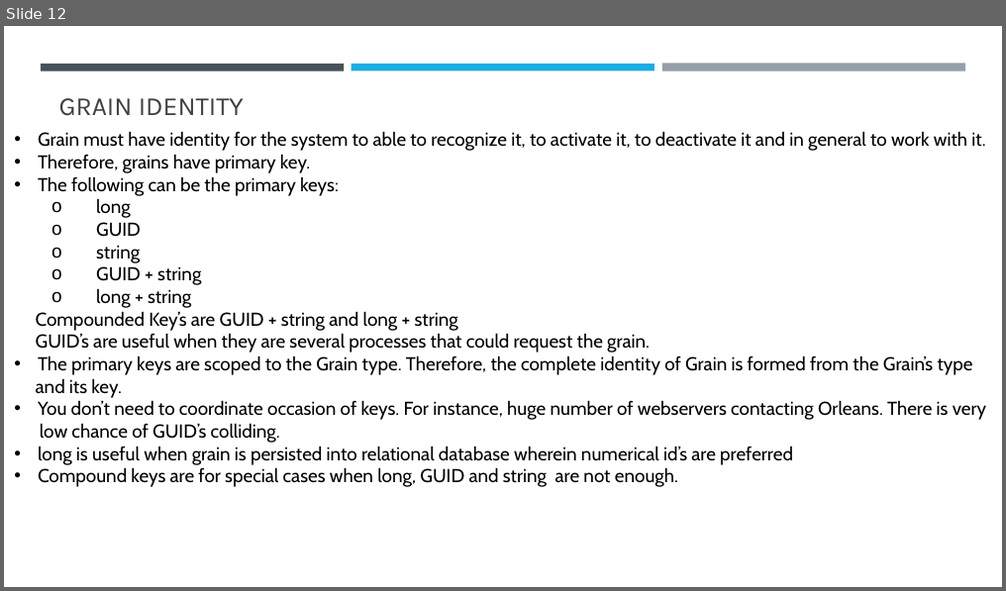
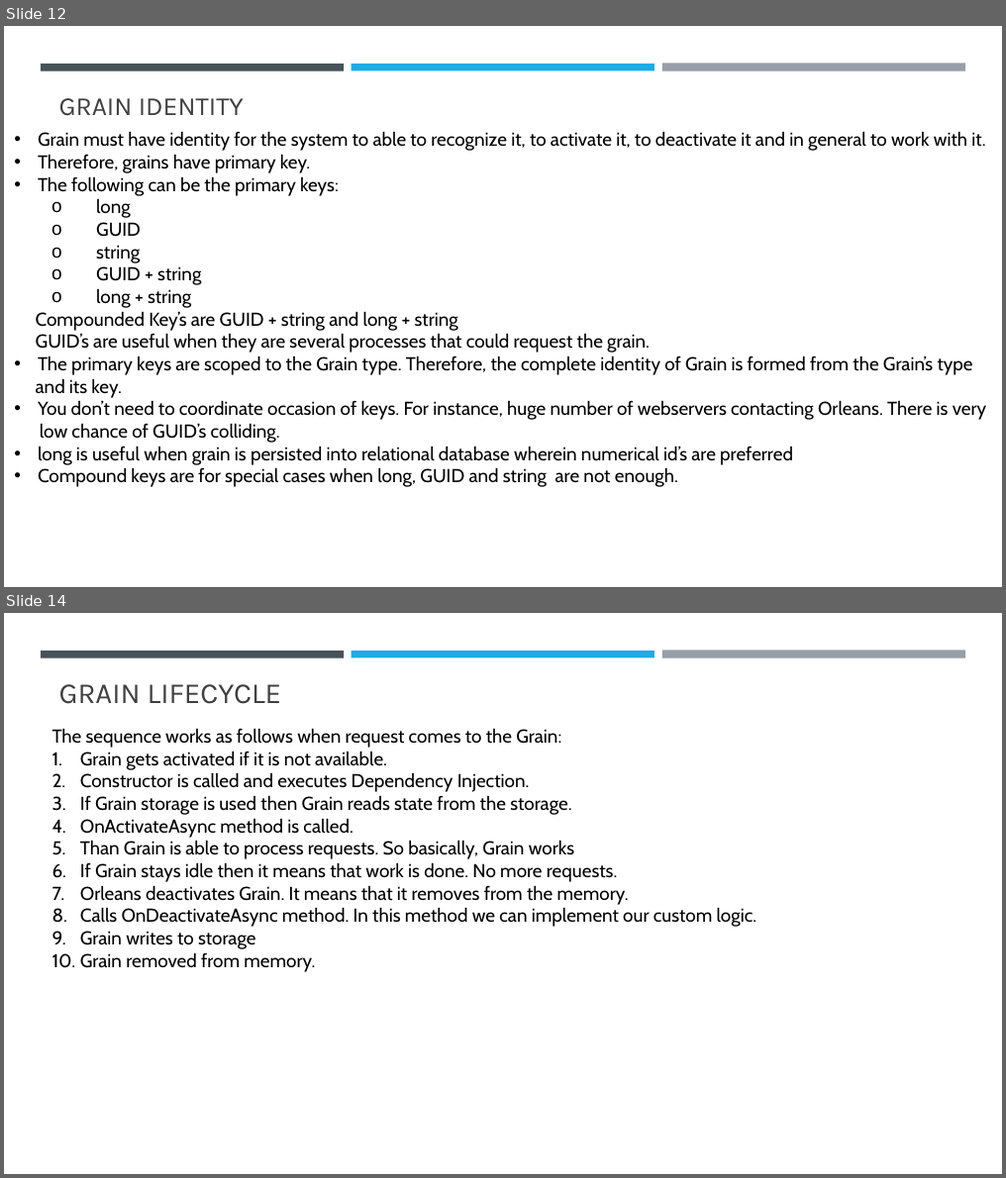
Before and after one commit to sansindia85/Orleans, a slide deck: Presentation/Microsoft Orleans.pptx. Shown one above the other, each under a label of ours: slide 12 before the commit, slides 12 and 14 after it; the slides between them are not shown. The pictures are 1006x591 and 1006x1178 pixels, drawn with LibreOffice and Linux fonts; fonts in the diff are those of the drawing. Boxes give left, top, right and bottom in pixels: in the first picture for what was removed or moved away, otherwise in the second. Text is boxed around its words. In the diff, an @@ line names an element or a change of style, - is before the commit and + after.

Commit message:
Grain LifeCycle

```diff
--- a/Presentation/Microsoft Orleans.pptx
+++ b/Presentation/Microsoft Orleans.pptx
@@ slide 14 added at (4,613,1002,1174), background #FFFFFF; not listed: 3 template elements that a slide beside it also shows @@
@@ title added at (59,684,282,704), 28 pt, text #404040 @@
+GRAIN LIFECYCLE
@@ text added at (53,728,757,972), 18 pt, text #000000 @@
+The sequence works as follows when request comes to the Grain:
+1. Grain gets activated if it is not available.
+2. Constructor is called and executes Dependency Injection.
+3. If Grain storage is used then Grain reads state from the storage.
+4. OnActivateAsync method is called.
+5. Than Grain is able to process requests. So basically, Grain works
+6. If Grain stays idle then it means that work is done. No more requests.
+7. Orleans deactivates Grain. It means that it removes from the memory.
+8. Calls OnDeactivateAsync method. In this method we can implement our custom logic.
+9. Grain writes to storage
+10. Grain removed from memory.
```
Also in this commit, not shown: 1 other slide added, 10 other files.
